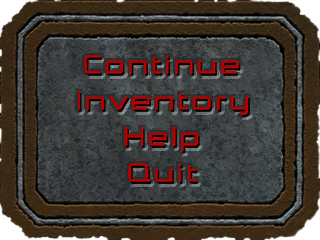
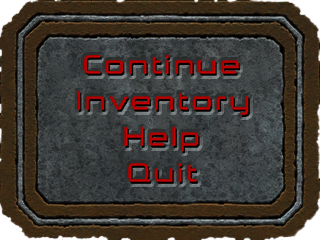
Layered file, before and after one edit (320px x 240px). Changes by layer:
removed layer "US" over box(78, 55, 250, 184)
